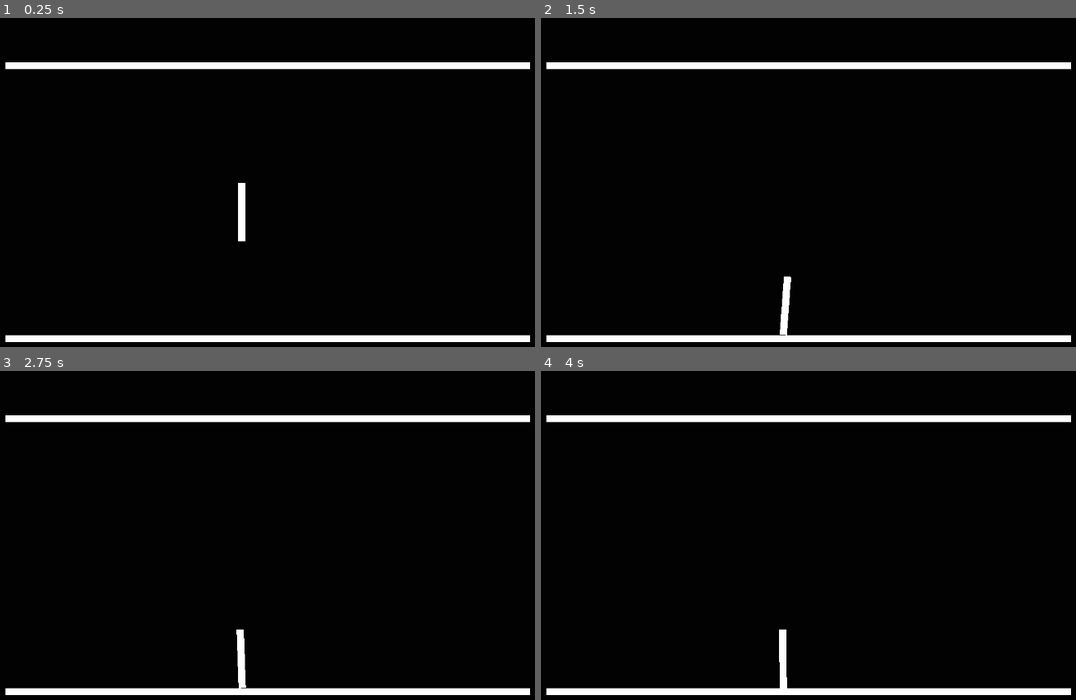
Above: before the commit, frames 1-4 (two rows, left to right).
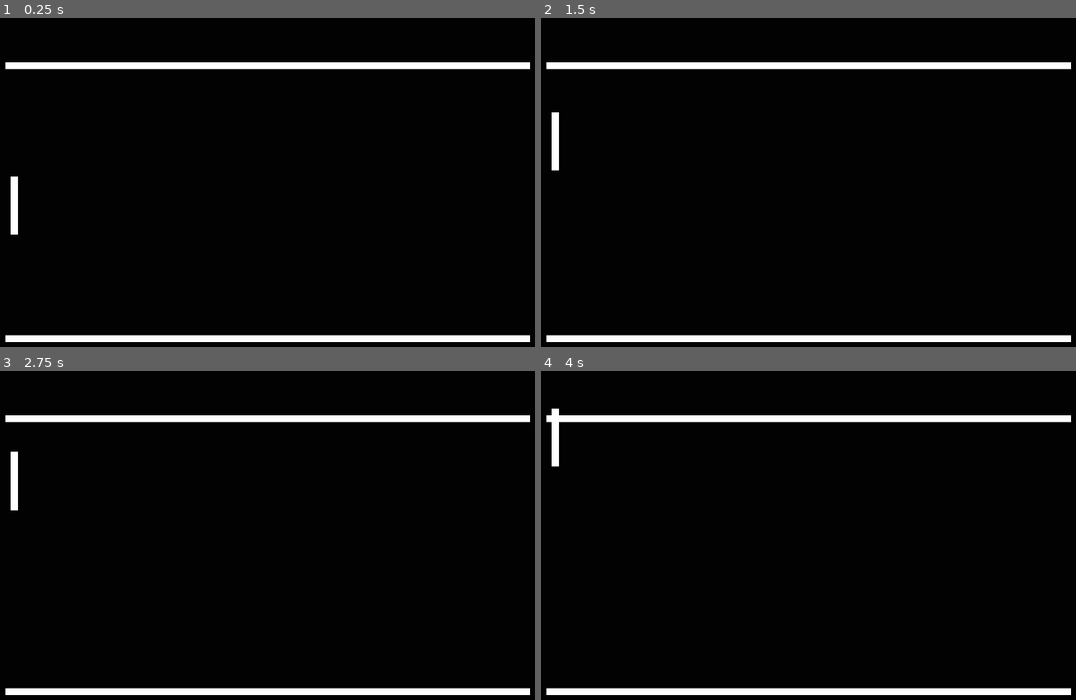
Above: after the commit, the same moments.

Repository: kuri-majo/pong
Game: Godot game, scene res://scenes/main.tscn
The game is run twice, just before and just after one commit, with the same random seed, the same clock (stepped at 60 frames per second) and the same inputs.
Inputs:
- Up to frame 1 (0.25 s): no input
- Up to frame 2 (1.5 s): hold Up (move_up) 0.53-1.28 s; hold Down (move_down) from 1.28 s (still down)
- Up to frame 3 (2.75 s): release Down (move_down) at 2.03 s; hold Up (move_up) from 2.03 s (still down)
- Up to frame 4 (4 s): release Up (move_up) at 3.53 s; hold Down (move_down) from 3.53 s (still down)

The runs differ from the first frame. In frame 1, 0.5% of the frame differs, in the area x 1-47%, y 48-69%; in frame 2, 0.5%; in frame 3, 0.5%; in frame 4, 0.5%.

Commit message:
added script for player paddle

Diff:
--- a/scenes/main.tscn
+++ b/scenes/main.tscn
@@ -1,8 +1,9 @@
-[gd_scene load_steps=7 format=3 uid="uid://b8ji1j65nwsuy"]
+[gd_scene load_steps=8 format=3 uid="uid://b8ji1j65nwsuy"]
 
 [ext_resource type="PackedScene" uid="uid://xrpqt6mi21dn" path="res://scenes/wall.tscn" id="1_xihky"]
 [ext_resource type="Texture2D" uid="uid://dla4w6h3xcp4j" path="res://assets/wall.png" id="2_ypns4"]
 [ext_resource type="PackedScene" uid="uid://cirojjxcatqt6" path="res://scenes/paddles/paddle.tscn" id="3_xa0gr"]
+[ext_resource type="Script" path="res://scenes/paddles/paddle.gd" id="4_6b7ar"]
 [ext_resource type="Texture2D" uid="uid://r1mfig1d2yet" path="res://assets/paddle.png" id="4_pbthd"]
 
 [sub_resource type="RectangleShape2D" id="RectangleShape2D_3qr0q"]
@@ -43,6 +44,9 @@
 zoom = Vector2(0.4, 0.4)
 
 [node name="paddle" parent="." instance=ExtResource("3_xa0gr")]
+position = Vector2(-1000, 0)
+gravity_scale = 0.0
+script = ExtResource("4_6b7ar")
 
 [node name="Sprite2D" type="Sprite2D" parent="paddle"]
 position = Vector2(-103, 15)
--- /dev/null
+++ b/scenes/paddles/paddle.gd
@@ -0,0 +1,13 @@
+extends RigidBody2D
+
+@export var speed = 500
+
+func _physics_process(_delta):
+	var movement = Vector2.ZERO
+
+	if Input.is_action_pressed("move_up"):
+		movement = Vector2.UP
+	elif Input.is_action_pressed("move_down"):
+		movement = Vector2.DOWN
+
+	linear_velocity = movement * speed
